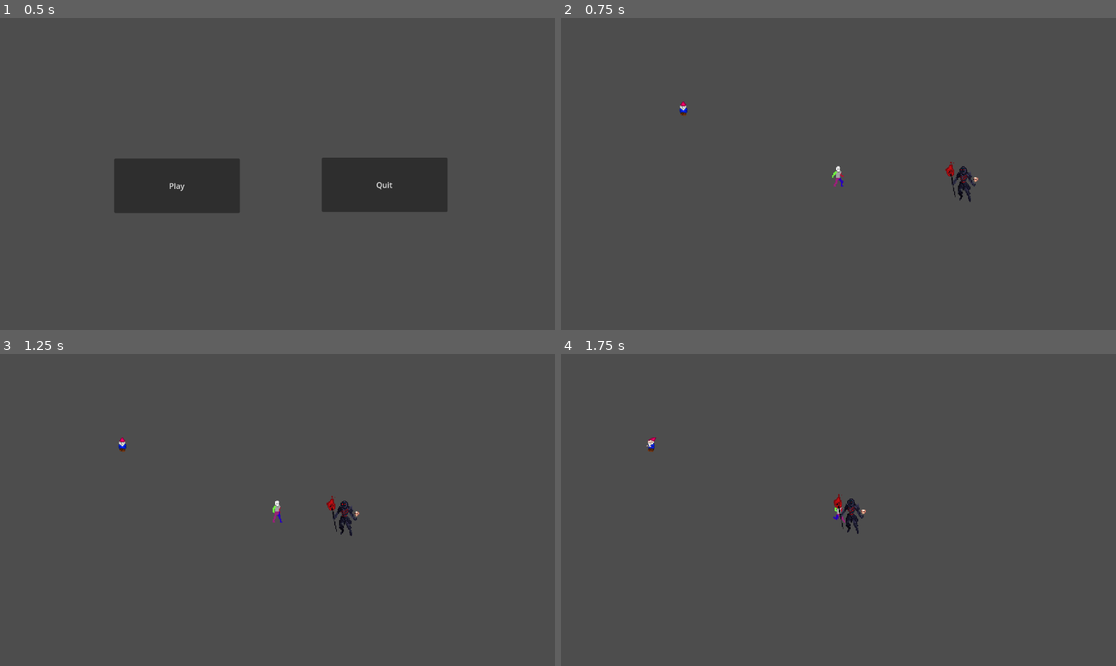
Above: before the commit, frames 1-4 (two rows, left to right).
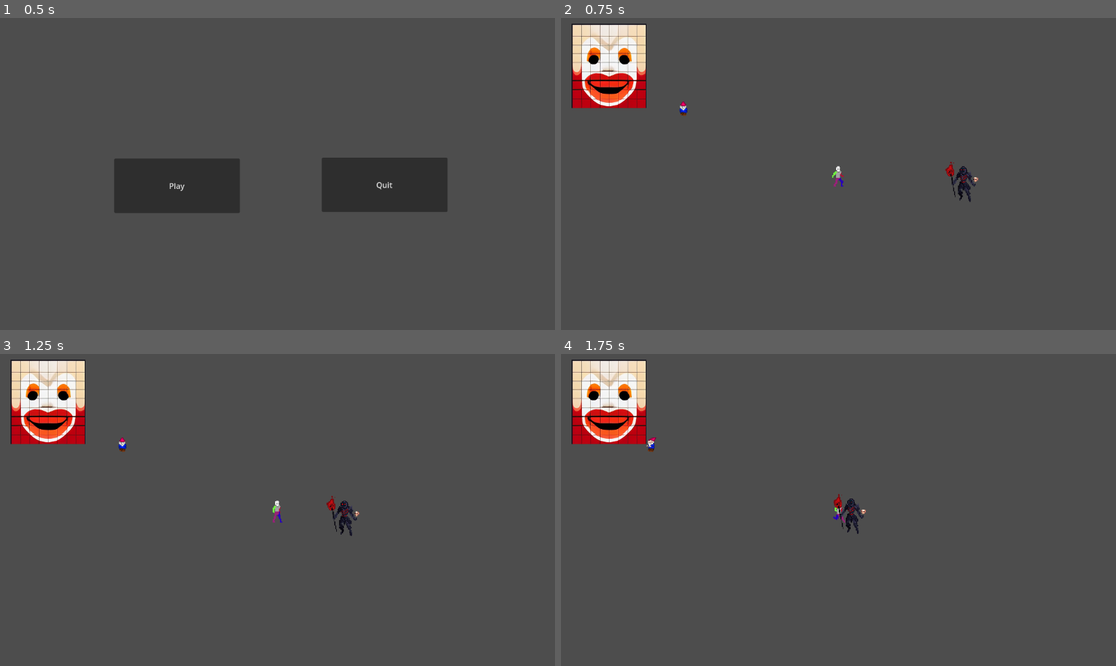
Above: after the commit, the same moments.

Repository: bburciaga/giggle-gauntlet
Game: Godot game, scene res://menus/title/Title.tscn
The game is run twice, just before and just after one commit, with the same random seed, the same clock (stepped at 60 frames per second) and the same inputs.
Inputs:
- Up to frame 1 (0.5 s): no input
- Up to frame 2 (0.75 s): click "Play" at 0.5 s
- Up to frame 3 (1.25 s): no input
- Up to frame 4 (1.75 s): tap Enter (ui_accept) at 1.25, 1.52 s; hold D (move_right) from 1.28 s (still down)

Frame 1 is identical in both runs. In frame 2, 3.7% of the frame differs, in the area x 1-16%, y 1-29%; in frame 3, 3.7%; in frame 4, 3.7%.

Commit message:
Add image health display

Diff:
--- a/entities/player/Player.gd
+++ b/entities/player/Player.gd
@@ -12,6 +12,7 @@
 var INITIAL_WEAPON_POSITION = Vector2(915, -5)
 var enemy
 var weaponState = WeaponState.INACTIVE
+var health = 6
 
 func _ready():
 	gnomeWeapon.position = INITIAL_WEAPON_POSITION
--- a/scenes/gauntlet/Gauntlet.gd
+++ b/scenes/gauntlet/Gauntlet.gd
@@ -5,3 +5,18 @@
 	draw_rect(Rect2(0.0, 650.0, 1167.0, 16.0), Color.BLACK)
 	draw_rect(Rect2(0.0, 0.0, 16.0, 650.0), Color.BLACK)
 	draw_rect(Rect2(1156.0, 0.0, 16.0, 650.0), Color.BLACK)
+
+func _process(delta):
+	match $Player.health:
+		1:
+			$UI/Health.play("1")
+		2:
+			$UI/Health.play("2")
+		3:
+			$UI/Health.play("3")
+		4:
+			$UI/Health.play("4")
+		5:
+			$UI/Health.play("5")
+		6:
+			$UI/Health.play("6")
--- a/scenes/gauntlet/gauntlet.tscn
+++ b/scenes/gauntlet/gauntlet.tscn
@@ -1,15 +1,91 @@
-[gd_scene load_steps=7 format=3 uid="uid://chn8cdp6uokws"]
+[gd_scene load_steps=15 format=3 uid="uid://chn8cdp6uokws"]
 
 [ext_resource type="PackedScene" uid="uid://clhmrsqbyjwkw" path="res://entities/player/Player.tscn" id="1_f056i"]
 [ext_resource type="Script" path="res://scenes/gauntlet/Gauntlet.gd" id="1_wum8g"]
 [ext_resource type="PackedScene" uid="uid://bxwov4sfh600f" path="res://entities/enemies/Necromancer.tscn" id="2_6dfya"]
 [ext_resource type="PackedScene" uid="uid://bx5y06krqdgry" path="res://entities/collectibles/Gnome.tscn" id="4_ha0nx"]
+[ext_resource type="Texture2D" uid="uid://d4lysg3neevm5" path="res://entities/assets/sprites/player/clownfaces.png" id="5_fjv27"]
 
 [sub_resource type="RectangleShape2D" id="RectangleShape2D_tanib"]
 size = Vector2(1171, 15)
 
 [sub_resource type="RectangleShape2D" id="RectangleShape2D_sdfqw"]
 size = Vector2(14, 663)
+
+[sub_resource type="AtlasTexture" id="AtlasTexture_yjcie"]
+atlas = ExtResource("5_fjv27")
+region = Rect2(0, 816, 170, 204)
+
+[sub_resource type="AtlasTexture" id="AtlasTexture_a6mip"]
+atlas = ExtResource("5_fjv27")
+region = Rect2(0, 612, 168, 204)
+
+[sub_resource type="AtlasTexture" id="AtlasTexture_fuw0g"]
+atlas = ExtResource("5_fjv27")
+region = Rect2(0, 408, 170, 204)
+
+[sub_resource type="AtlasTexture" id="AtlasTexture_b1n2p"]
+atlas = ExtResource("5_fjv27")
+region = Rect2(0, 204, 170, 204)
+
+[sub_resource type="AtlasTexture" id="AtlasTexture_ustda"]
+atlas = ExtResource("5_fjv27")
+region = Rect2(340, 0, 170, 204)
+
+[sub_resource type="AtlasTexture" id="AtlasTexture_a6vfn"]
+atlas = ExtResource("5_fjv27")
+region = Rect2(13, 13, 155, 175)
+
+[sub_resource type="SpriteFrames" id="SpriteFrames_6kbte"]
+animations = [{
+"frames": [{
+"duration": 1.0,
+"texture": SubResource("AtlasTexture_yjcie")
+}],
+"loop": true,
+"name": &"1",
+"speed": 5.0
+}, {
+"frames": [{
+"duration": 1.0,
+"texture": SubResource("AtlasTexture_a6mip")
+}],
+"loop": true,
+"name": &"2",
+"speed": 5.0
+}, {
+"frames": [{
+"duration": 1.0,
+"texture": SubResource("AtlasTexture_fuw0g")
+}],
+"loop": true,
+"name": &"3",
+"speed": 5.0
+}, {
+"frames": [{
+"duration": 1.0,
+"texture": SubResource("AtlasTexture_b1n2p")
+}],
+"loop": true,
+"name": &"4",
+"speed": 5.0
+}, {
+"frames": [{
+"duration": 1.0,
+"texture": SubResource("AtlasTexture_ustda")
+}],
+"loop": true,
+"name": &"5",
+"speed": 5.0
+}, {
+"frames": [{
+"duration": 1.0,
+"texture": SubResource("AtlasTexture_a6vfn")
+}],
+"loop": true,
+"name": &"6",
+"speed": 5.0
+}]
 
 [node name="World" type="Node2D"]
 script = ExtResource("1_wum8g")
@@ -40,3 +116,11 @@
 
 [node name="Gnome" parent="." instance=ExtResource("4_ha0nx")]
 position = Vector2(288, 213)
+
+[node name="UI" type="CanvasLayer" parent="."]
+
+[node name="Health" type="AnimatedSprite2D" parent="UI"]
+sprite_frames = SubResource("SpriteFrames_6kbte")
+animation = &"6"
+frame_progress = 0.71383
+offset = Vector2(100, 100)
Binary file added: entities/assets/sprites/player/clownfaces.png
Not shown, added: entities/assets/sprites/player/clownfaces.png.import
